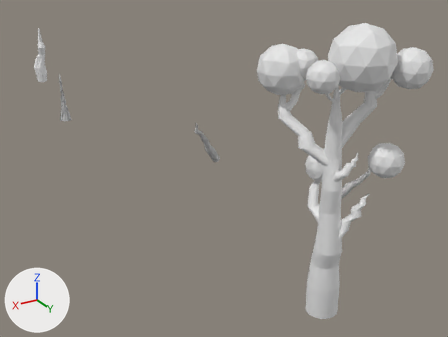
The Blender file env_tree_esandiOnara_06.blend as it was, and as the next commit left it.
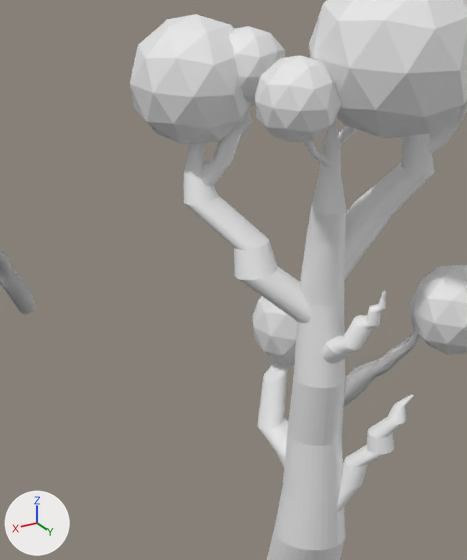
Each version is shown whole from a 50 mm lens placed at (60.7, 87.9, 71.6), pointed at (-15.5, -39.0, 8.1), then close up on the part from 46% to 87% of the width and 11% to 77% of the height. The lights are fixed; the arrows at lower left show +X, +Y and +Z. The older version's two pictures come first.
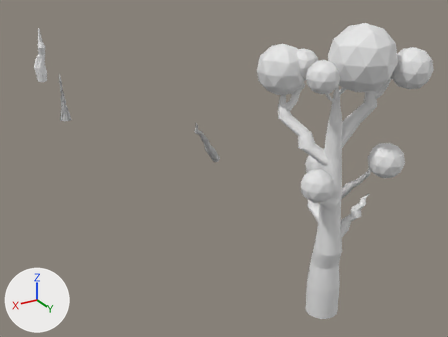
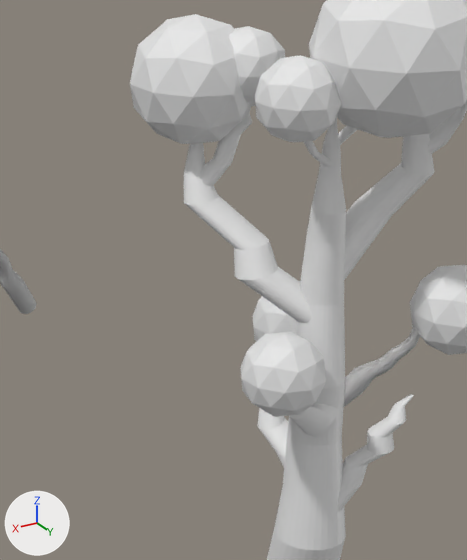
Commit message: just tree stuff

What changed in the scene script:
```text
Change me_cylinder:
    used by ob_cylinder_007; location = (0.8, -3.6, 10.9)
    remove me_cylinder.from_pydata(...)  # 2896 vertices, 2544 faces; spans x -11.0..6.0, y -147.0..28.0, z -4.0..40.0
    add me_cylinder.from_pydata(...)  # 2832 vertices, 2480 faces; spans x -11.0..6.0, y -147.0..28.0, z -4.0..40.0
    me_cylinder part 1: 224 vertices moved from x -1.0..1.0, y 25.0..28.0, z 21.0..25.0 to x 0.0..5.0, y 25.0..27.0, z 17.0..21.0; 96 vertices removed from x -1.0, y 28.0, z 25.0..26.0; 32 vertices added at x 4.0..5.0, y 26.0, z 21.0
Add ob_icosphere:
    ob_icosphere = bpy.data.objects.new('Icosphere', me_icosphere_003.copy())  # the mesh of ob_icosphere_003
    ob_icosphere.location = (5.3, 22.7, 32.5)
    ob_icosphere.scale = (2.59, 2.59, 2.59)
```

Boxes (x1, y1, x2, y2) around the edits, measured in the close-ups (467 x 560 px; the box of a moved part takes in the faces that stretch with it):
'Icosphere', added: after (241, 332, 326, 417)
part 1 of me_cylinder, moved or reshaped: before (322, 291, 386, 364); after (289, 403, 339, 436)
